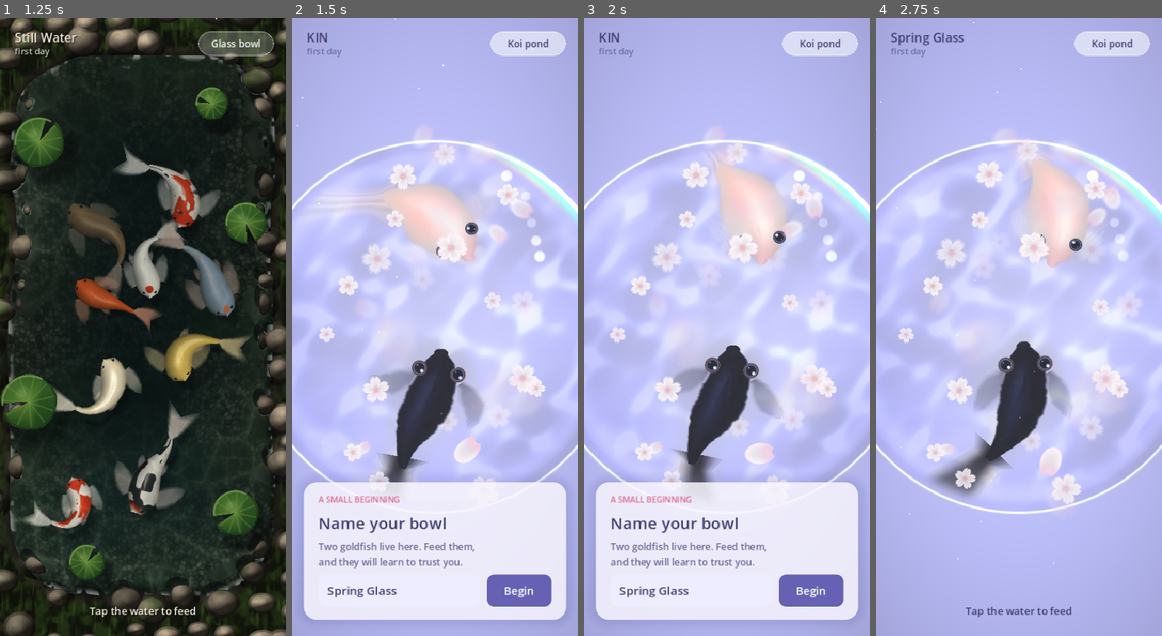
Above: before the commit, frames 1-4 (left to right).
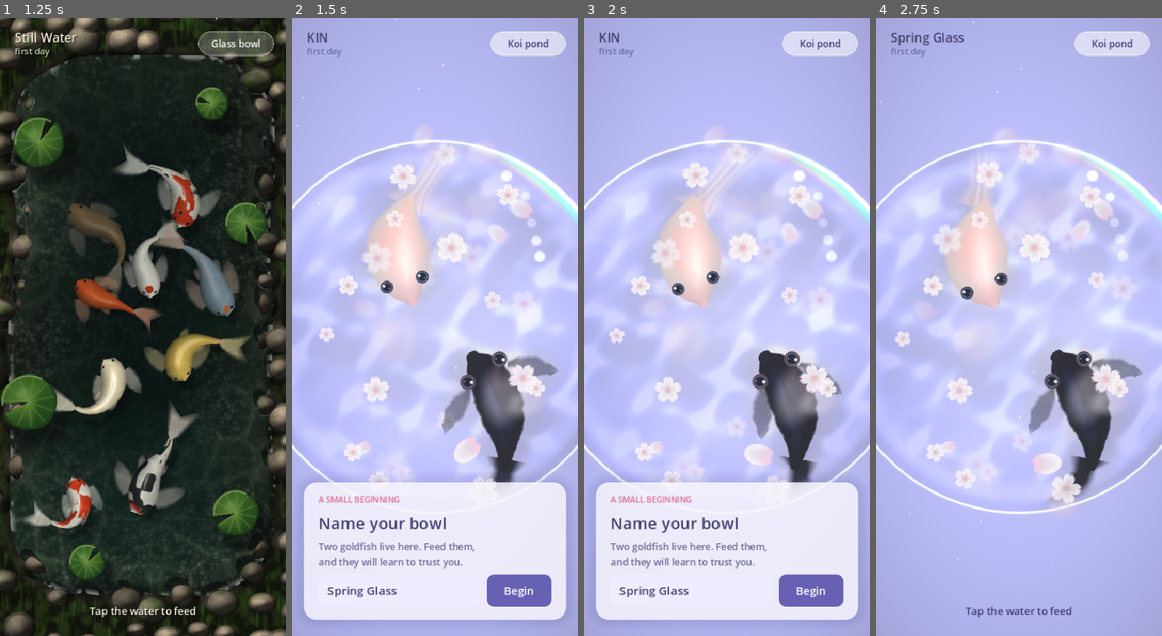
Above: after the commit, the same moments.

Repository: aeiouvcode/kin-living-pond
Game: Godot game, scene res://main.tscn
Same seed, same stepped clock (60 frames per second), same inputs: the game is played once before the commit and once after it.
Inputs:
- Up to frame 1 (1.25 s): click "Begin" at 0.5 s
- Up to frame 2 (1.5 s): click "Glass bowl" at 1.25 s
- Up to frame 3 (2 s): no input
- Up to frame 4 (2.75 s): click "Begin" at 2 s

Frame 1 is identical in both runs. In frame 2, 11% of the frame differs, in the area x 11-94%, y 24-76%; in frame 3, 12%; in frame 4, 14%, in the area x 6-94%, y 20-79%.

Commit message:
KIN cycle 13: inky demekin veil, size-scaled wall margins with veil-tip check

Diff:
--- a/godot/goldfish.gd
+++ b/godot/goldfish.gd
@@ -158,10 +158,19 @@
 		desire = desire.normalized()
 	var sd = pond.cpu_sdf(pos)
 	var inward = (pond.center - pos).normalized()
-	var ew = clampf((sd + 70.0) / 60.0, 0.0, 1.0)
+	# Wall margins scale with the fish: on desktop the fish are ~2x bigger and
+	# fixed-pixel margins let the veil trail out past the glass, where the rim
+	# fade turned it into a grey smear (c12 desktop frame).
+	var ms = maxf(1.0, (length + tail_len * 0.5) / 180.0)
+	var ew = clampf((sd + 70.0 * ms) / (60.0 * ms), 0.0, 1.0)
 	desire = desire * (1.0 - ew) + inward * ew * 1.6
-	if pond.cpu_sdf(pos + Vector2.from_angle(heading) * 60.0) > -30.0:
+	if pond.cpu_sdf(pos + Vector2.from_angle(heading) * 60.0 * ms) > -30.0 * ms:
 		desire += inward
+	# The veil trails behind: if its tip is near the glass, steer inward too.
+	if spine.size() == N:
+		var tipp = spine[N - 1] + (spine[N - 1] - spine[N - 2]).normalized() * tail_len * 0.5
+		if pond.cpu_sdf(tipp) > -10.0 * ms:
+			desire += inward * 0.8
 	var yield_k = 1.0
 	for o in fishes:
 		if o == self:
--- a/godot/shaders/fish2.gdshader
+++ b/godot/shaders/fish2.gdshader
@@ -76,8 +76,17 @@
 			col = mix(vec3(1.0, 0.9, 0.88), vec3(1.0, 0.99, 1.0), smoothstep(0.0, 0.3, uv.x)) * silk;
 			a = COLOR.g * tip * root * (0.06 + 0.94 * side) * mix(1.1, 0.7, uv.x);
 		} else {
-			col = mix(vec3(0.03, 0.03, 0.05), vec3(0.09, 0.1, 0.2), smoothstep(0.2, 1.0, uv.x)) * silk;
-			a = clamp(COLOR.g * tip * root * (0.1 + 0.9 * side) * mix(1.25, 0.8, uv.x), 0.0, 0.9);
+			// Inky black veil like his: near-opaque through the body of the
+			// fin, with the softness only in the ragged last stretch, and a
+			// faint blue sheen instead of fading to grey.
+			// Ragged, feathered side edges so the opaque veil never shows the
+			// mesh outline as a straight wedge.
+			float rs = 0.07 * vn(vec2(uv.x * 11.0, seed + 5.0)) + 0.04 * vn(vec2(uv.x * 29.0, seed + 9.0));
+			float sideb = smoothstep(rs, rs + sw * 0.8, uv.y) * smoothstep(1.0 - rs, 1.0 - rs - sw * 0.8, uv.y);
+			float tipb = smoothstep(1.0, rag + (1.0 - rag) * 0.35, uv.x);
+			col = mix(vec3(0.025, 0.025, 0.04), vec3(0.05, 0.06, 0.13), smoothstep(0.3, 1.0, uv.x)) * silk;
+			col += vec3(0.08, 0.1, 0.22) * (sin(uv.y * 26.0 + uv.x * 4.0 + seed) * 0.5 + 0.5) * 0.25 * smoothstep(0.1, 0.6, uv.x);
+			a = clamp(COLOR.g * tipb * root * sideb * 1.55, 0.0, 0.95);
 		}
 	} else {
 		vec4 ee = eye(uv * 2.0 - 1.0, kind);
Not shown, changed: godot/CHECKPOINT.md
Not shown, changed: godot/CURRENT_TASK.md
